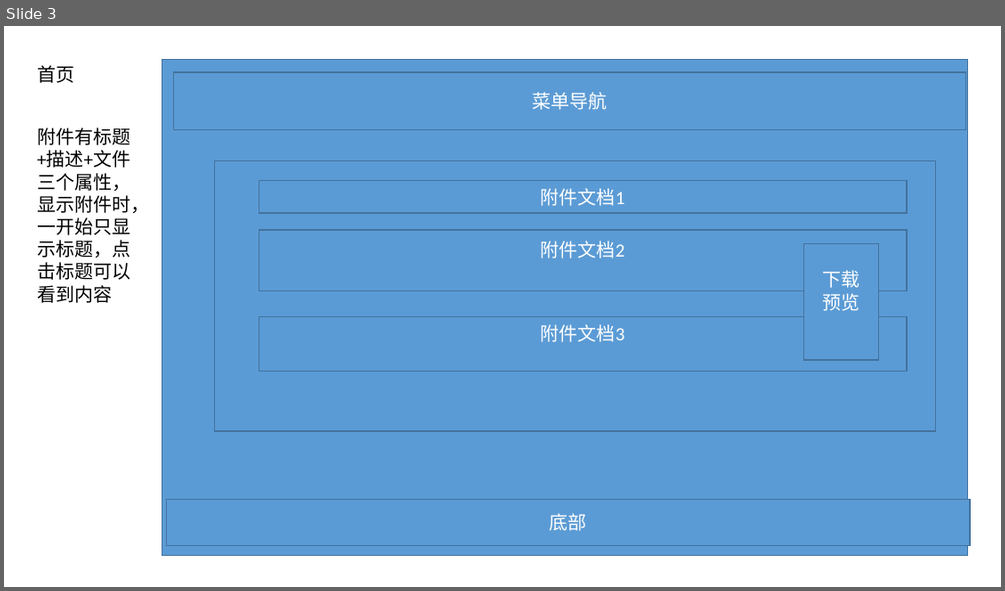
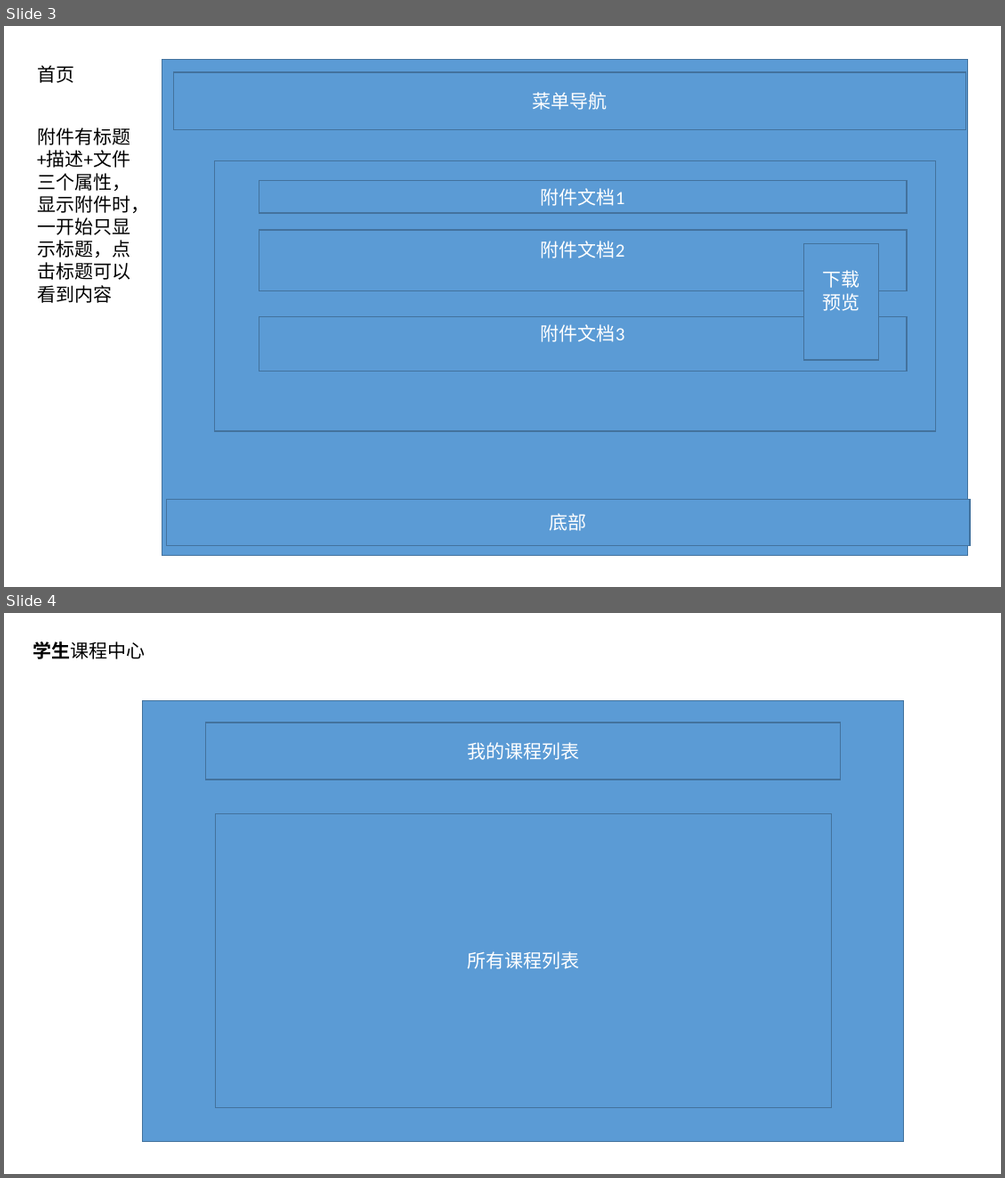
Before and after one commit to wangyaochong/TeachingPlatform, a slide deck: 毕业设计文档/开发文档/界面设计.pptx. Shown one above the other, each under a label of ours: slide 3 before the commit, slides 3 and 4 after it. The pictures are 1005x591 and 1005x1178 pixels, drawn with LibreOffice and Linux fonts; fonts in the diff are those of the drawing. Boxes give left, top, right and bottom in pixels: in the first picture for what was removed or moved away, otherwise in the second. Text is boxed around its words. In the diff, an @@ line names an element or a change of style, - is before the commit and + after.

Commit message:
完成教师的课程管理部分

```diff
--- a/毕业设计文档/开发文档/界面设计.pptx
+++ b/毕业设计文档/开发文档/界面设计.pptx
@@ slide 4 added at <box>4,613,1001,1174</box>, background #FFFFFF @@
@@ text added at <box>33,641,146,659</box>, 18 pt, text #000000 @@
+学生课程中心
@@ rectangle added at <box>142,700,903,1141</box>, fill #5B9BD5, outline #43739E 1 pt @@
@@ rectangle added at <box>206,722,840,779</box>, fill #5B9BD5, outline #43739E 1 pt, 18 pt, text #FFFFFF @@
+我的课程列表
@@ rectangle added at <box>216,813,832,1107</box>, fill #5B9BD5, outline #43739E 1 pt, 18 pt, text #FFFFFF @@
+所有课程列表
```
Also in this commit, not shown: 2 other slides added, 1 slide removed, 41 other files.
